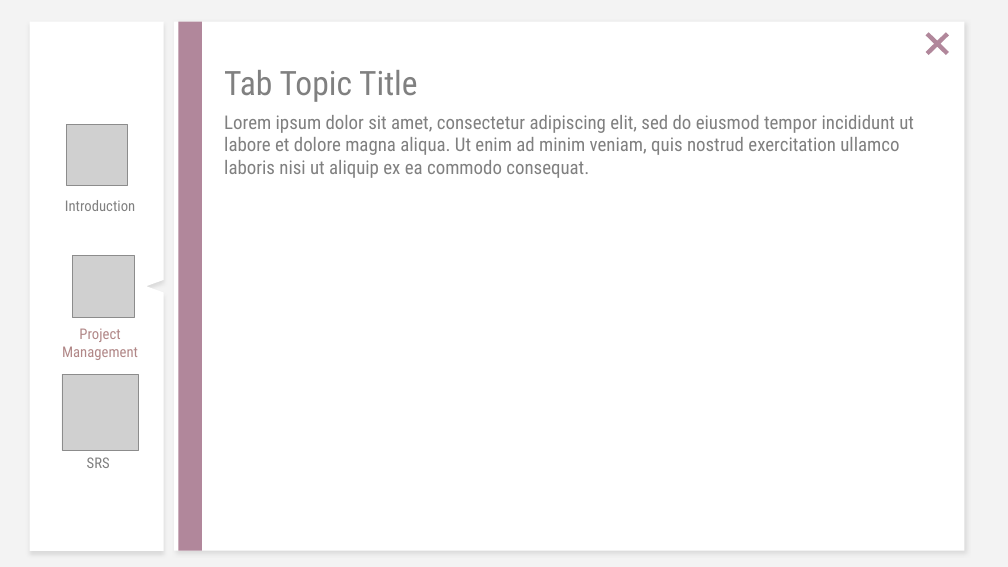
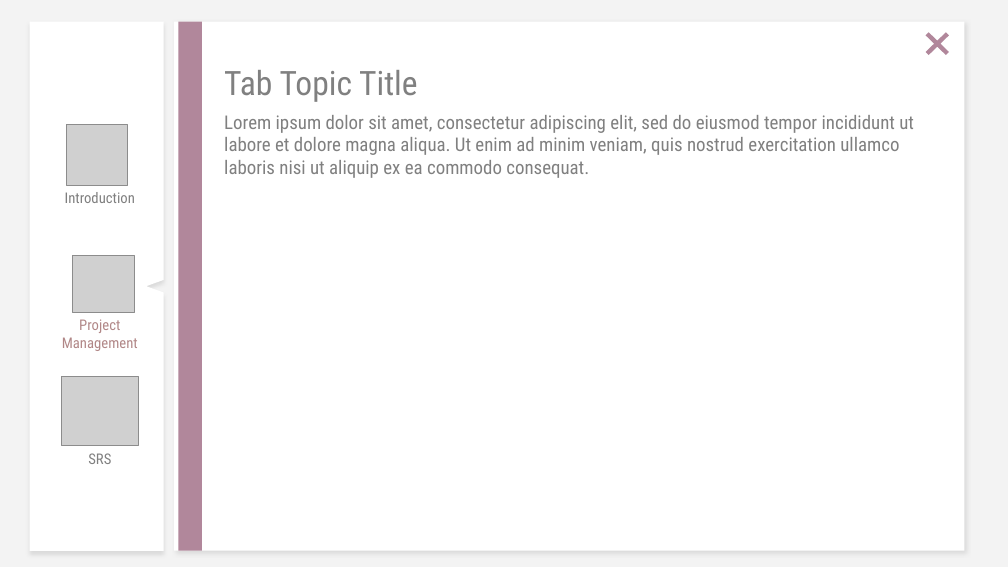
Before and after one commit to sangnvus/201609JS01, a slide deck: slide 5 of WIP/Users/NGHIADTSE03220/WingS_Slide_v1.0.pptx. Drawn at 1008x567 pixels with LibreOffice and Linux fonts; fonts in the diff are those of the drawing; grey boxes stand for pictures. Boxes give left, top, right and bottom in pixels: in the first picture for what was removed or moved away, otherwise in the second. Text is boxed around its words. In the diff, an @@ line names an element or a change of style, - is before the commit and + after.

```diff
--- a/WIP/Users/NGHIADTSE03220/WingS_Slide_v1.0.pptx
+++ b/WIP/Users/NGHIADTSE03220/WingS_Slide_v1.0.pptx
@@ text "Introduction": place and size @@
-text "Introduction" at [65,200,135,211]
+text "Introduction" at [65,192,135,203]
@@ text "Introduction" at [65,192,135,203]: text colour #808080 to #7F7F7F @@
@@ picture: place and size @@
-picture at [73,255,135,317]
+picture at [73,255,135,312]
@@ text "Project Management": place and size @@
-text "Project Management" at [62,328,138,360]
+text "Project Management" at [62,319,138,351]
@@ picture: place and size @@
-picture at [62,374,138,451]
+picture at [62,376,138,445]
@@ text "SRS": place and size @@
-text "SRS" at [87,457,110,468]
+text "SRS" at [88,453,111,464]
```
Also in this commit, not shown: 2 other slides changed, 3 slides added.
